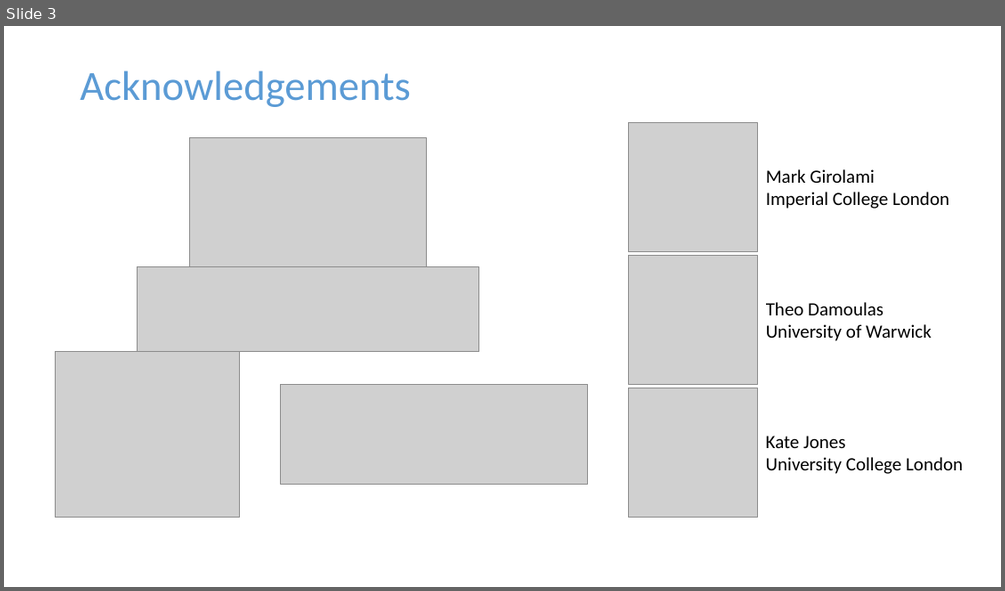
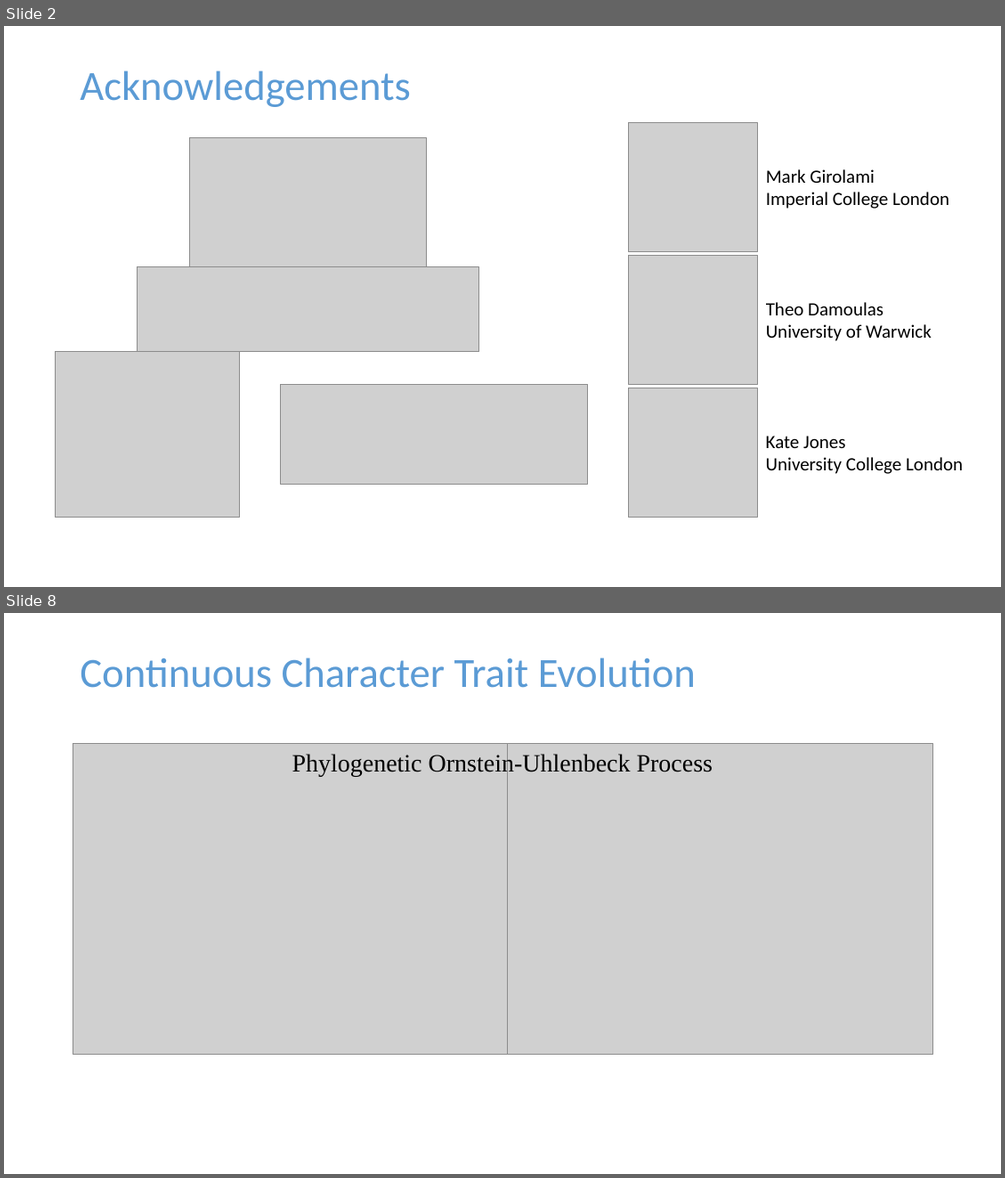
Before and after one commit to jpmeagher/SDS_Imperial, a slide deck: Presentation/Slides/Draft_0.pptx. Shown one above the other, each under a label of ours: slide 3 before the commit, slides 2 and 8 after it; the slides between them are not shown. The pictures are 1005x591 and 1005x1178 pixels, drawn with LibreOffice and Linux fonts; fonts in the diff are those of the drawing; grey boxes stand for pictures. Boxes give left, top, right and bottom in pixels: in the first picture for what was removed or moved away, otherwise in the second. Text is boxed around its words. In the diff, an @@ line names an element or a change of style, - is before the commit and + after.

```diff
--- a/Presentation/Slides/Draft_0.pptx
+++ b/Presentation/Slides/Draft_0.pptx
@@ slide 8 added at (x1=4, y1=613, x2=1001, y2=1174), background #FFFFFF @@
@@ title added at (x1=80, y1=657, x2=696, y2=688), 40 pt, text #5B9BD5 @@
+Continuous Character Trait Evolution
@@ picture added at (x1=73, y1=743, x2=508, y2=1054) @@
@@ picture added at (x1=498, y1=743, x2=933, y2=1054) @@
@@ text added at (x1=292, y1=752, x2=712, y2=776), 24 pt, text #000000 @@
+Phylogenetic Ornstein-Uhlenbeck Process
@@ what was slide 3 is now slide 2 @@
```
Also in this commit, not shown: 2 slides changed, 18 other slides added, 3 slides removed, 2 other files.
